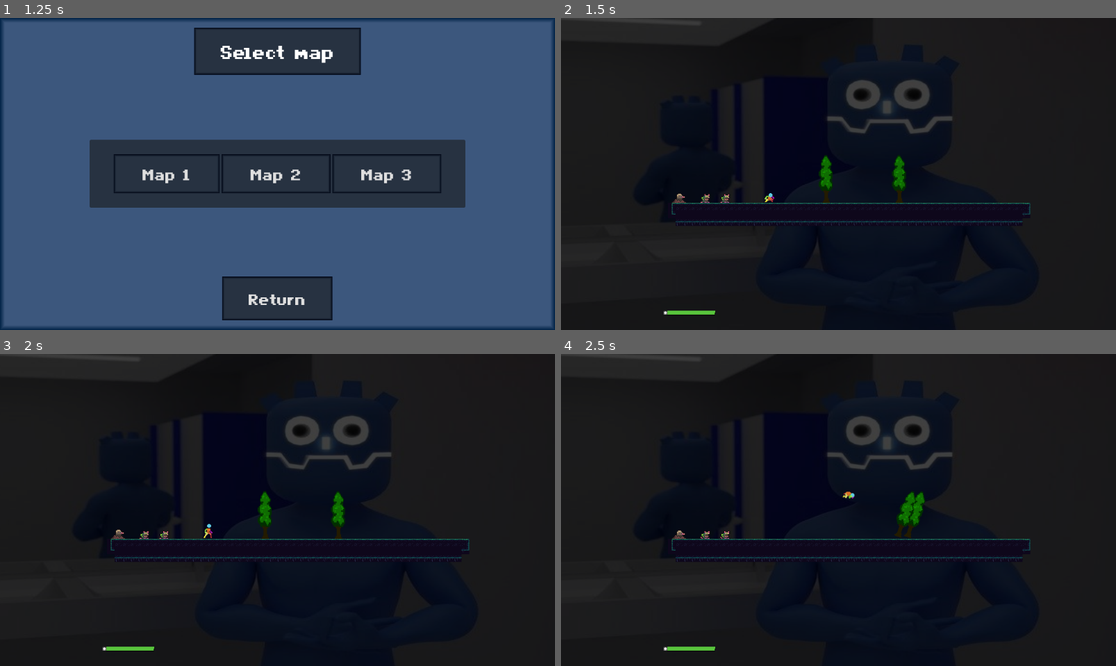
Above: before the commit, frames 1-4 (two rows, left to right).
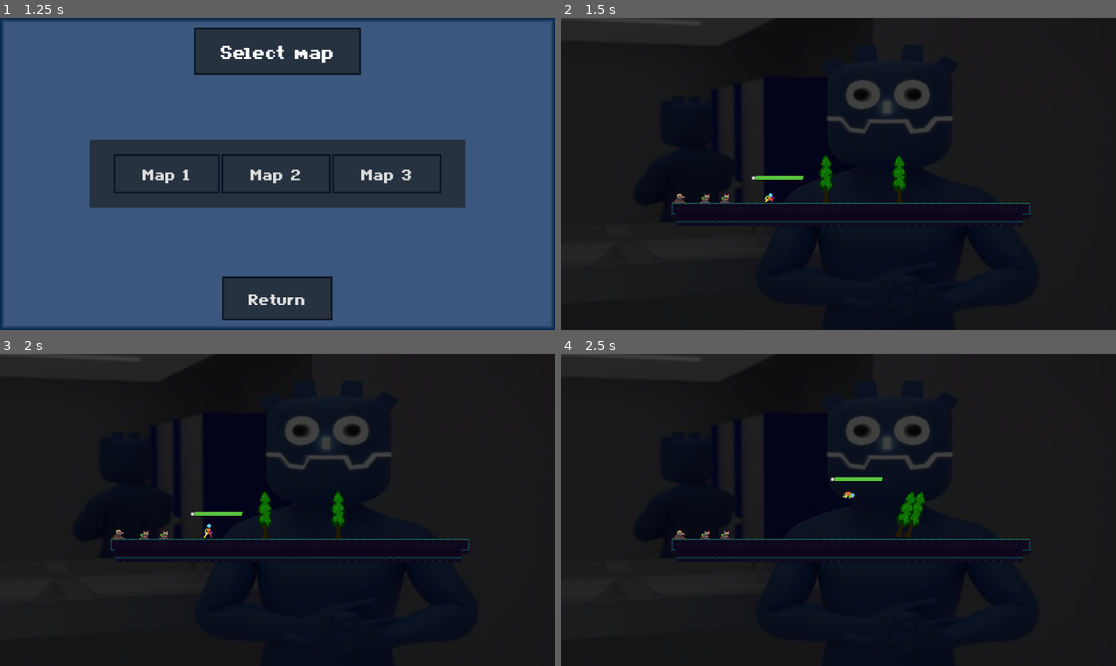
Above: after the commit, the same moments.

Repository: Dacosa/pre-alpha
Game: Godot game, scene res://UI/main_ui.tscn
Same seed, same stepped clock (60 frames per second), same inputs: the game is played once before the commit and once after it.
Inputs:
- Up to frame 1 (1.25 s): click "Play game :D" at 0.5 s
- Up to frame 2 (1.5 s): click "Map 1" at 1.25 s
- Up to frame 3 (2 s): no input
- Up to frame 4 (2.5 s): hold D (move_right) from 2.03 s (still down); tap E (Pick) at 2.1 s; tap Space (jump) at 2.27 s

Frame 1 is identical in both runs. In frame 2, 0.2% of the frame differs, in the area x 18-44%, y 50-96%; in frame 3, 0.2%; in frame 4, 0.2%.

Commit message:
healthbar improvements
Ahora la barra persigue al personaje, además tiene compatibilidad con el multijugador.

Errores: no permite pausar cuando hay dos jugadores XDD

Diff:
--- a/Scripts/Player.gd
+++ b/Scripts/Player.gd
@@ -192,6 +192,8 @@
 	if pickable and grabbed:
 		pickable.global_position = lerp(pickable.global_position, pickablemarker.global_position , 0.4)
 
+	healthbar.global_position = pickablemarker.global_position
+
 
 
 func _on_body_entered(body: Node):
--- a/UI/healthbar.tscn
+++ b/UI/healthbar.tscn
@@ -5,12 +5,15 @@
 [ext_resource type="Texture2D" uid="uid://bolin5xnr1hnh" path="res://Assets/Health Bar Asset Pack 2 by Adwit Rahman/greenbar (2).png" id="3_1shaw"]
 
 [node name="healthbar" type="MarginContainer"]
-anchors_preset = 9
+anchors_preset = 15
+anchor_right = 1.0
 anchor_bottom = 1.0
-offset_right = 535.0
+grow_horizontal = 2
 grow_vertical = 2
-theme_override_constants/margin_top = 30
-theme_override_constants/margin_bottom = 30
+theme_override_constants/margin_left = 210
+theme_override_constants/margin_top = 210
+theme_override_constants/margin_right = 210
+theme_override_constants/margin_bottom = 210
 script = ExtResource("1_onvjy")
 
 [node name="TextureProgressBar" type="TextureProgressBar" parent="."]
